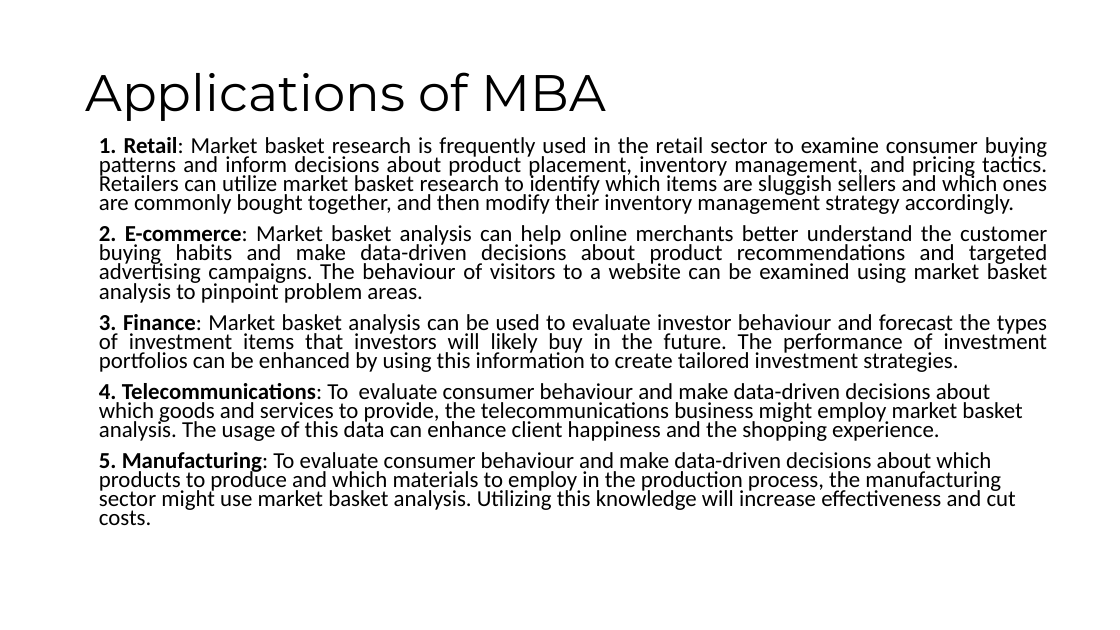
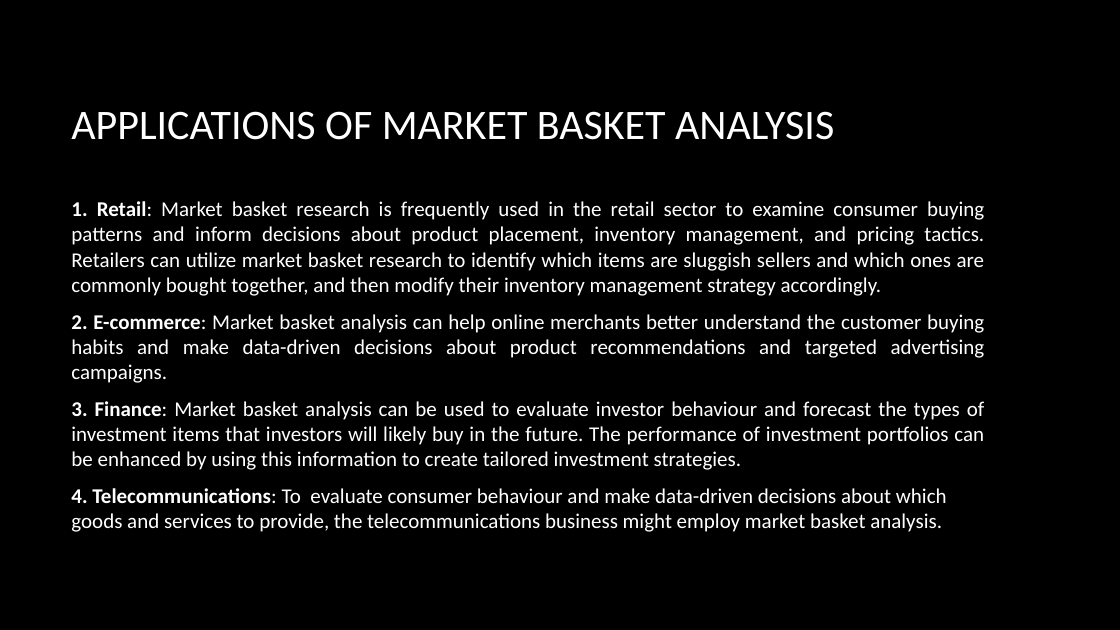
Before and after one commit to keerthiratna/Grocery-Genius-Smart-grocery-shopping-Assistance-with-basket-analysis, a slide deck: slide 22 of MARKET BASKET ANALYSIS PRESENTATION PPT.pptx (slide 23 before the commit). Drawn at 1120x630 pixels with LibreOffice and Linux fonts; fonts in the diff are those of the drawing; background and template pictures are left out. Boxes give left, top, right and bottom in pixels: in the first picture for what was removed or moved away, otherwise in the second. Text is boxed around its words. In the diff, an @@ line names an element or a change of style, - is before the commit and + after.

```diff
--- a/MARKET BASKET ANALYSIS PRESENTATION PPT.pptx
+++ b/MARKET BASKET ANALYSIS PRESENTATION PPT.pptx
@@ background #FFFFFF to picture (left out) @@
@@ title at <box>71,111,834,140</box>: text changed; size 44 to 36 pt; font Montserrat to Calibri; text colour #000000 to #FFFFFF @@
-Applications of MBA
+APPLICATIONS OF MARKET BASKET ANALYSIS
@@ text "1. Retail: Market basket research ...": place and size @@
-text "1. Retail: Market basket research ..." at <box>99,137,1048,525</box>
+text "1. Retail: Market basket research ..." at <box>71,201,985,532</box>
@@ text "1. Retail: Market basket research ..." at <box>71,201,985,532</box>: vertical alignment top to middle @@
@@ text at <box>71,201,985,470</box>: size 19.6 to 18 pt, text colour #000000 to #FFFFFF in "1. Retail: Market basket research is frequently ...", "3. Finance: Market basket analysis can be ..."; line spacing 0.7 to 1 @@
@@ text at <box>71,314,985,383</box>: text changed; size 19.6 to 18 pt; text colour #000000 to #FFFFFF @@
-2. E-commerce: Market basket analysis can help online merchants better understand the customer buying habits and make data-driven decisions about product recommendations and targeted advertising campaigns. The behaviour of visitors to a website can be examined using market basket analysis to pinpoint problem areas.
+2. E-commerce: Market basket analysis can help online merchants better understand the customer buying habits and make data-driven decisions about product recommendations and targeted advertising campaigns.
@@ text at <box>71,488,947,532</box>: text changed; size 19.6 to 18 pt; text colour #000000 to #FFFFFF @@
-4. Telecommunications: To evaluate consumer behaviour and make data-driven decisions about which goods and services to provide, the telecommunications business might employ market basket analysis. The usage of this data can enhance client happiness and the shopping experience.
-5. Manufacturing: To evaluate consumer behaviour and make data-driven decisions about which products to produce and which materials to employ in the production process, the manufacturing sector might use market basket analysis. Utilizing this knowledge will increase effectiveness and cut costs.
+4. Telecommunications: To evaluate consumer behaviour and make data-driven decisions about which goods and services to provide, the telecommunications business might employ market basket analysis.
```
Also in this commit, not shown: 23 other slides changed, 3 slides added, 3 slides removed, 1 other file.
